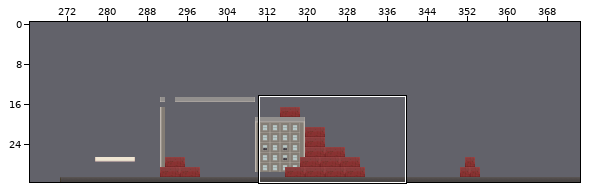
One commit to this Tiled map (JSON): levels/level1.json. The first picture is a wide view before the edit; the outline marks the close-up.
Close-up. Earlier state:
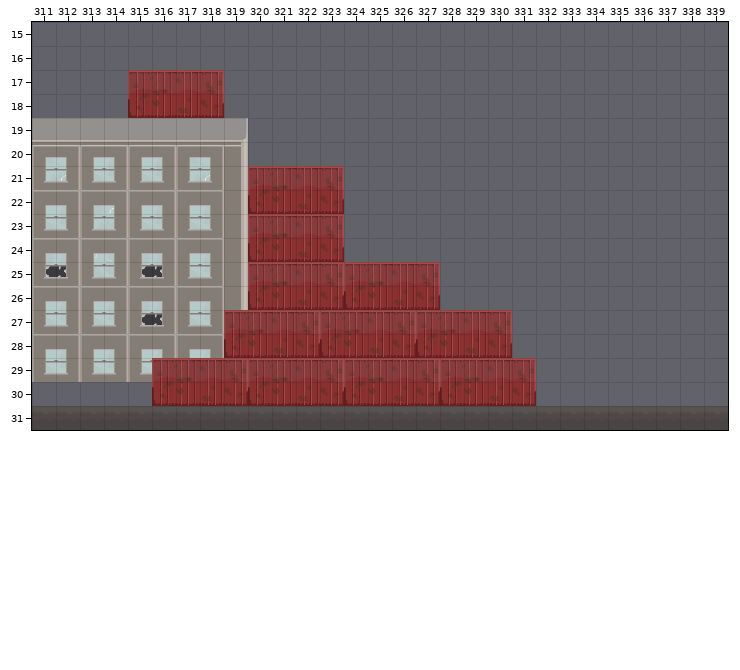
Cells are 32x32 px. Shown: x 311..339, y 15..31. The commit also changed other parts of the map, which this record leaves out.
After:
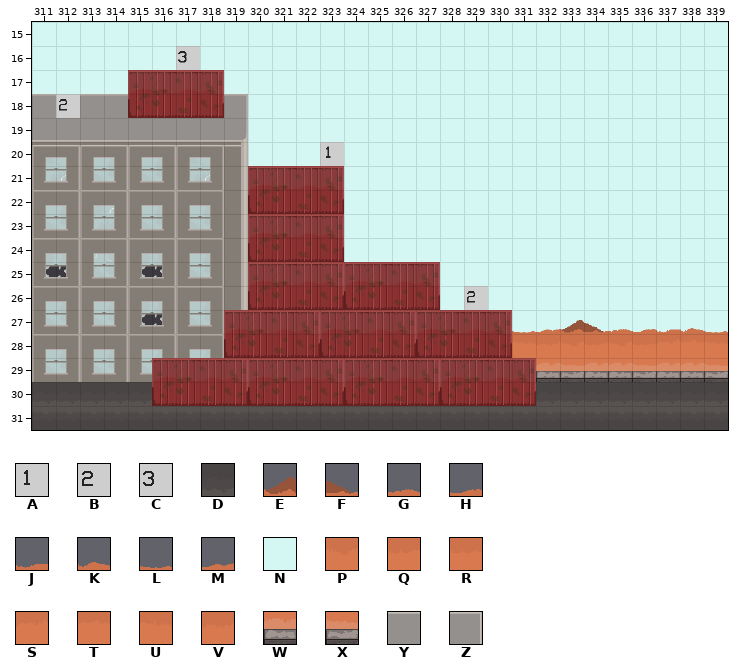
Key: from "enemyhints": A 0, B 1, C 2; from "tiles": D 0, E 1, F 2, G 3, H 4, J 5, K 6, L 7, M 8, N 14, P 17, Q 18, R 20, S 21, T 22, U 23, V 24, W 33, X 34, Y 86, Z 88.
_ is an empty cell.
Tiles of an added or newly shown layer are drawn over the layers below it.
Change:
Layer "background" (now shown):
There is now tile D in row 30 at x 311 to 315 and 332 to 339.
There is now tile N in row 15 at x 311 to 339; in row 16 at x 311 to 316 and 318 to 339; in row 17 at x 311 to 314 and 319 to 339; in rows 18 to 19 at x 320 to 339; in row 20 at x 320 to 322 and 324 to 339; in rows 21 to 24 at x 324 to 339.
There is now tile N in row 25 at x 328 to 339; in row 26 at x 328 and 330 to 339; in row 27 at x 331 to 339.
There is now tile W in row 29 at x 332, 334 to 335 and 337 to 338.
There is now tile X in row 29 at x 333, 336 and 339.
There is now tile Y in row 18 at x 311 and 313 to 314.
There is now tile Z in row 18 at x 319.
Layer "background2" (now shown):
There is now tile E in row 27 at x 333.
There is now tile F in row 27 at x 334.
There is now tile G in row 27 at x 335.
There is now tile H in row 27 at x 336.
There is now tile J in row 27 at x 337.
There is now tile K in row 27 at x 338.
There is now tile L in row 27 at x 331 and 339.
There is now tile M in row 27 at x 332.
There is now tile P in row 28 at x 333 and 335.
There is now tile Q in row 28 at x 334.
There is now tile R in row 28 at x 336.
There is now tile S in row 28 at x 337.
There is now tile T in row 28 at x 338.
There is now tile U in row 28 at x 331 and 339.
There is now tile V in row 28 at x 332.
Layer "enemies" (now shown):
There is now tile A in row 20 at x 323.
There is now tile B in row 18 at x 312; in row 26 at x 329.
There is now tile C in row 16 at x 317.
Pixel boxes of the changes (left, top, right, bottom) in both close-ups:
added: (32, 22, 728, 406)
